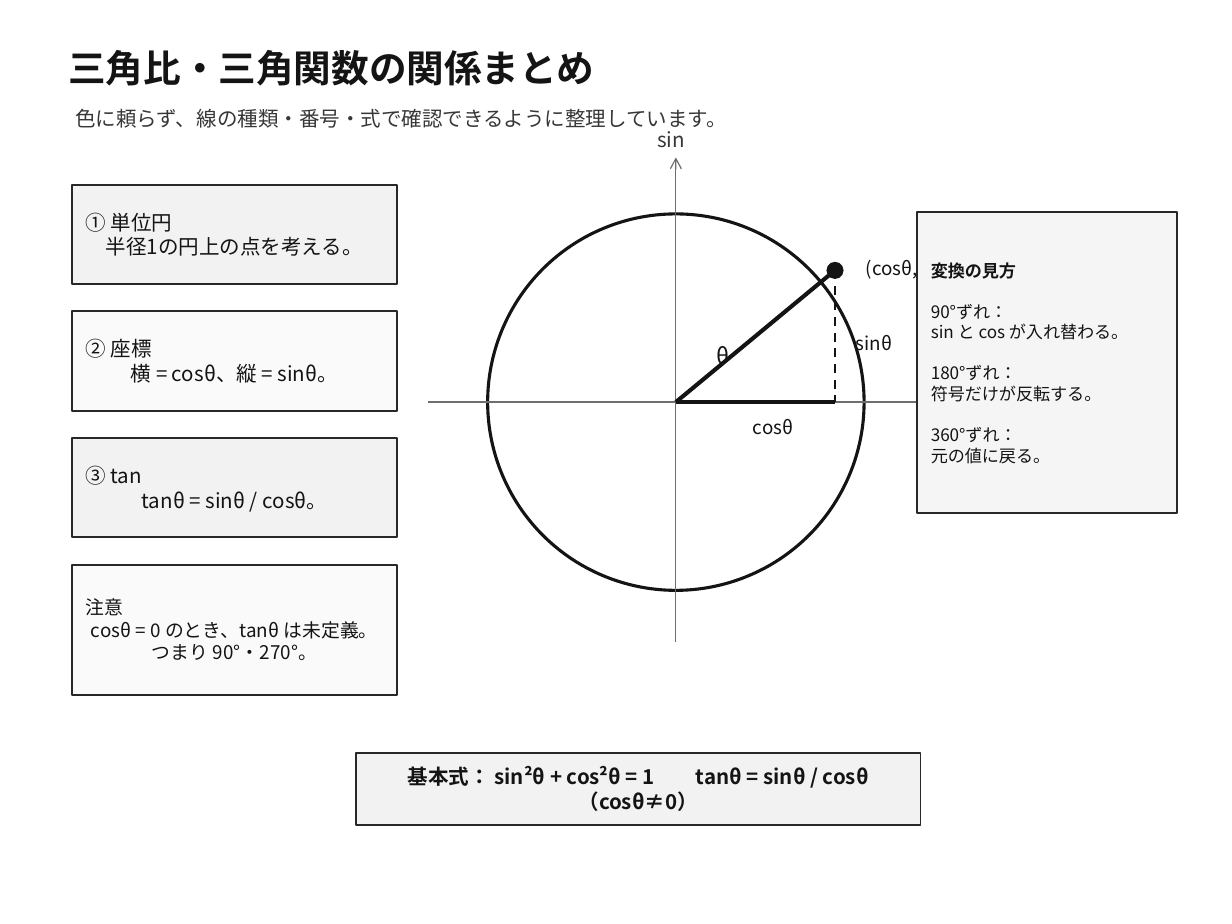
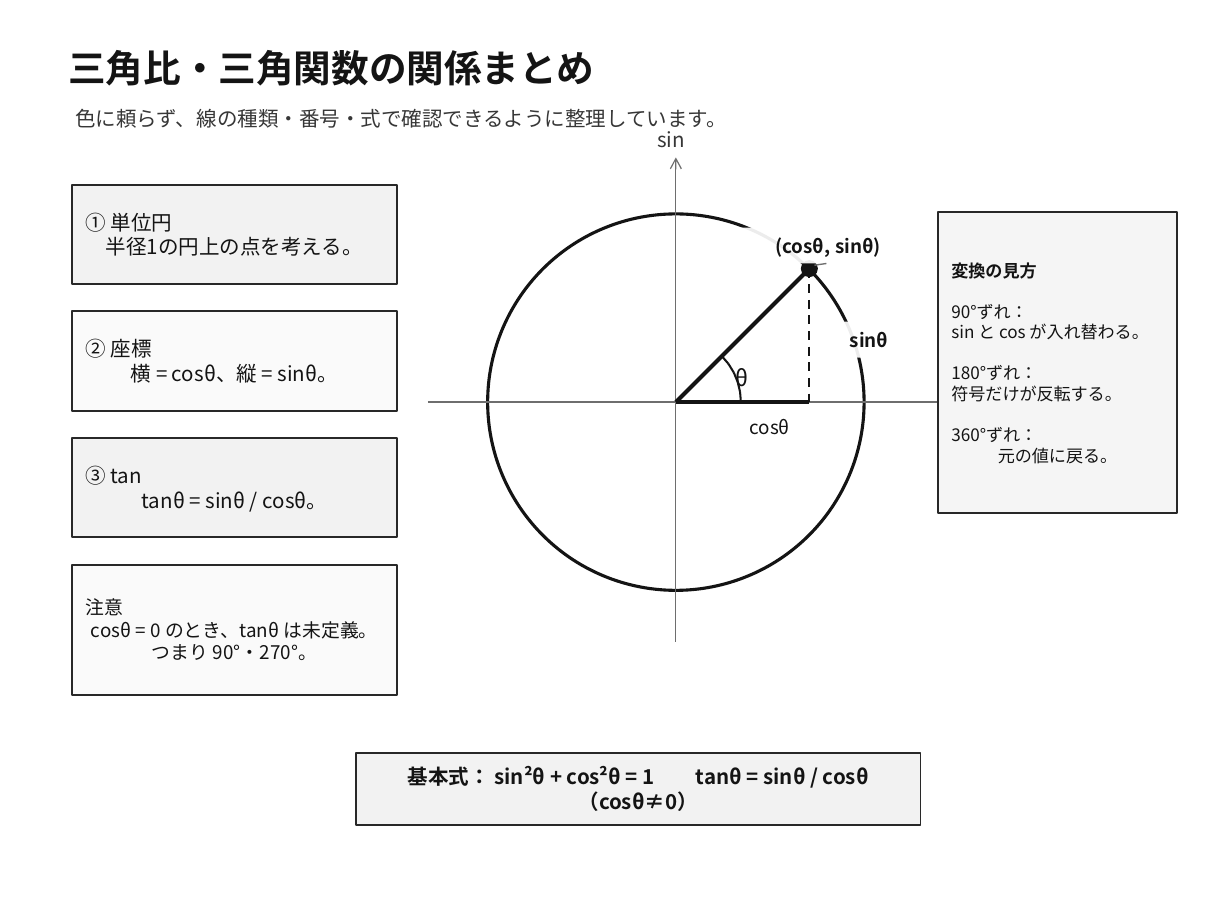
Before and after one commit to nakagaway218/remotion, a slide deck: slide 3 of 三角比改訂版_改善版.pptx. Drawn at 1232x924 pixels with LibreOffice and Linux fonts; fonts in the diff are those of the drawing. Boxes give left, top, right and bottom in pixels: in the first picture for what was removed or moved away, otherwise in the second. Text is boxed around its words. In the diff, an @@ line names an element or a change of style, - is before the commit and + after.

```diff
--- a/三角比改訂版_改善版.pptx
+++ b/三角比改訂版_改善版.pptx
@@ text "(cosθ, sinθ)" at (775,237,881,257): bold on; alignment left to centre; vertical alignment top to middle @@
@@ text "(cosθ, sinθ)": place and size @@
-text "(cosθ, sinθ)" at (866,256,965,281)
+text "(cosθ, sinθ)" at (775,237,881,257)
@@ rectangle "変換の見方 90°ずれ： sin と cos ...": place and size @@
-rectangle "変換の見方 90°ずれ： sin と cos ..." at (917,212,1177,513)
+rectangle "変換の見方 90°ずれ： sin と cos ..." at (938,212,1177,513)
@@ rectangle "変換の見方 90°ずれ： sin と cos ..." at (938,212,1177,513): alignment left to centre @@
@@ line moved from (676, 402) - (835, 270) to (676, 402) - (809, 269) @@
@@ ellipse: place and size @@
-ellipse at (827,261,844,278)
+ellipse at (801,260,818,277)
@@ line moved from (835, 270) - (835, 402) to (809, 269) - (809, 402) @@
@@ line added from (827, 264) to (814, 265), #6E6E6E 0.8 pt @@
@@ text "sinθ" at (850,331,889,348): bold on; alignment left to centre; vertical alignment top to middle @@
@@ line added from (728, 363) to (722, 356), #141414 1.2 pt @@
@@ text "θ": place and size @@
-text "θ" at (717,346,730,370)
+text "θ" at (736,368,749,392)
@@ line added from (734, 372) to (728, 363), #141414 1.2 pt @@
@@ line added from (738, 382) to (734, 372), #141414 1.2 pt @@
@@ line added from (740, 392) to (738, 382), #141414 1.2 pt @@
@@ line moved from (676, 402) - (835, 402) to (676, 402) - (809, 402) @@
@@ text "cosθ": place and size @@
-text "cosθ" at (753,419,793,435)
+text "cosθ" at (749,419,789,435)
@@ line added from (740, 402) to (740, 392), #141414 1.2 pt @@
```
Also in this commit, not shown: 16 other files.
